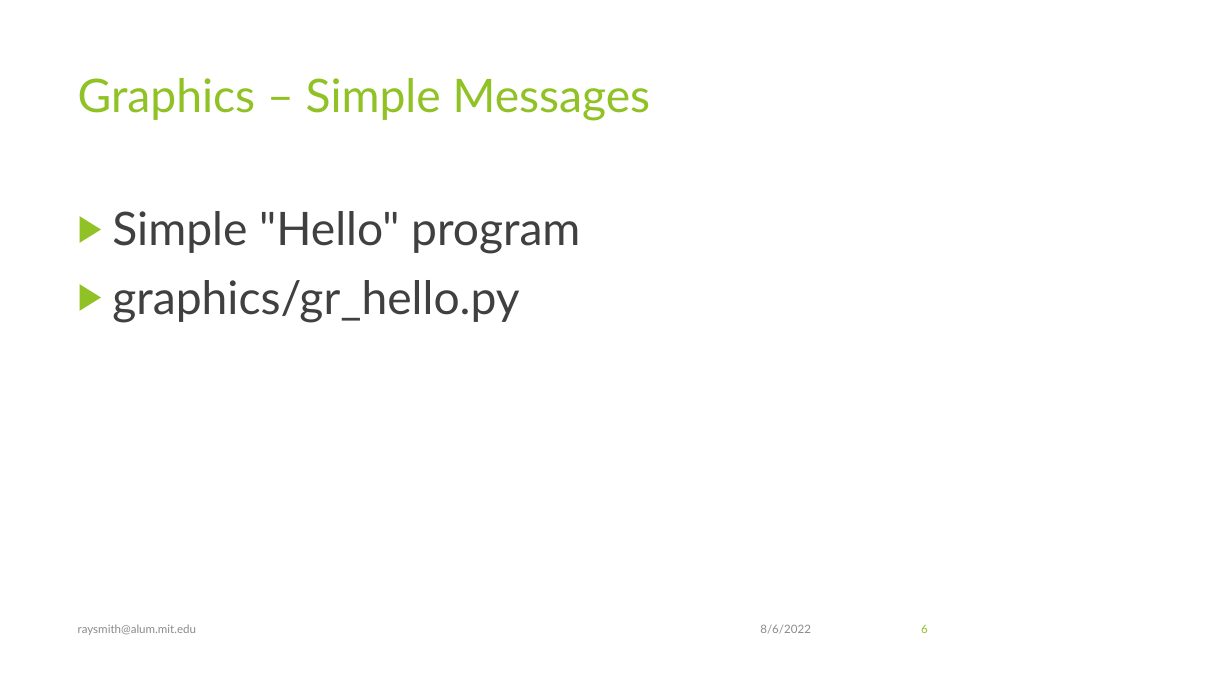
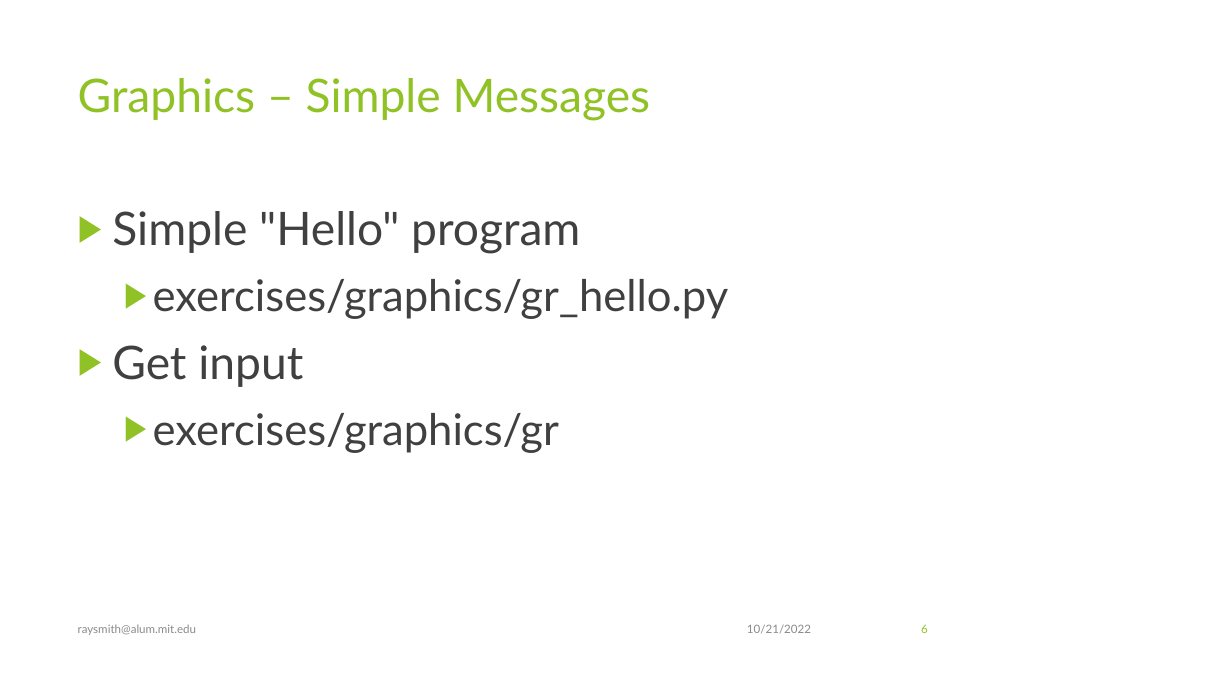
Before and after one commit to raysmith619/Introduction-To-Programming, a slide deck: slide 6 of presentation/Class_7_Graphics/Class_7_Graphics.pptx. Drawn at 1232x693 pixels with LibreOffice and Linux fonts; fonts in the diff are those of the drawing. Boxes give left, top, right and bottom in pixels: in the first picture for what was removed or moved away, otherwise in the second. Text is boxed around its words. In the diff, an @@ line names an element or a change of style, - is before the commit and + after.

```diff
--- a/presentation/Class_7_Graphics/Class_7_Graphics.pptx
+++ b/presentation/Class_7_Graphics/Class_7_Graphics.pptx
@@ text at [112, 279, 728, 453]: text changed; size 36 to 34 pt @@
-▶ graphics/gr_hello.py
+  ▶ exercises/graphics/gr_hello.py
+▶ Get input
+  ▶ exercises/graphics/gr
@@ text at [747, 624, 811, 633]: text changed @@
-8/6/2022
+10/21/2022
```
Also in this commit, not shown: 10 other slides changed, 1 slide added.
